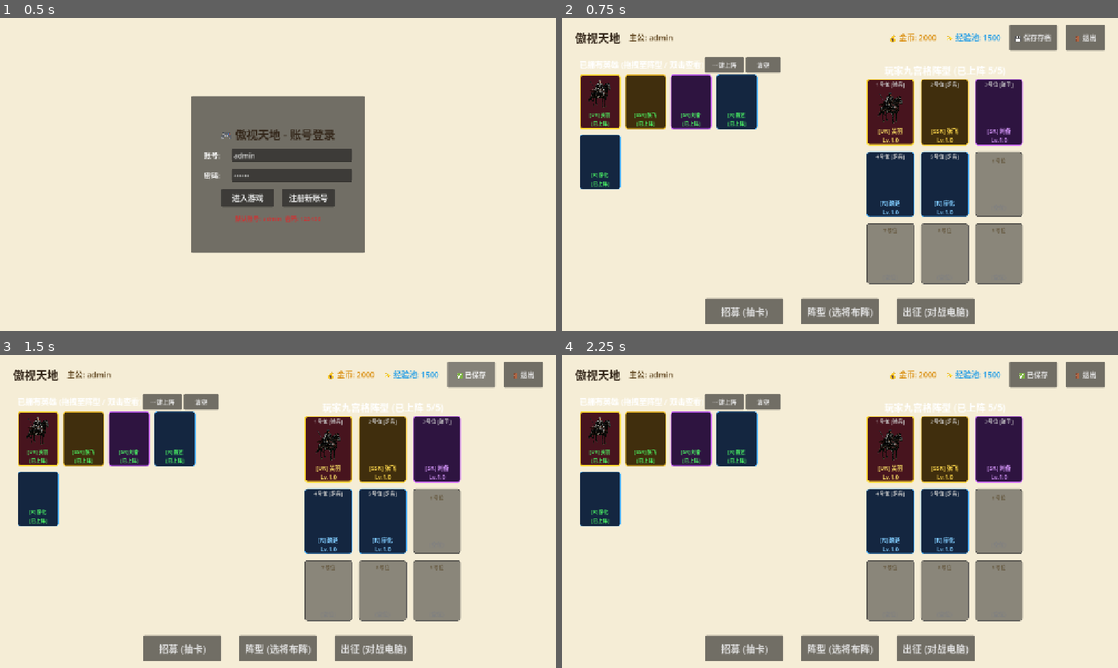
Above: before the commit, frames 1-4 (two rows, left to right).
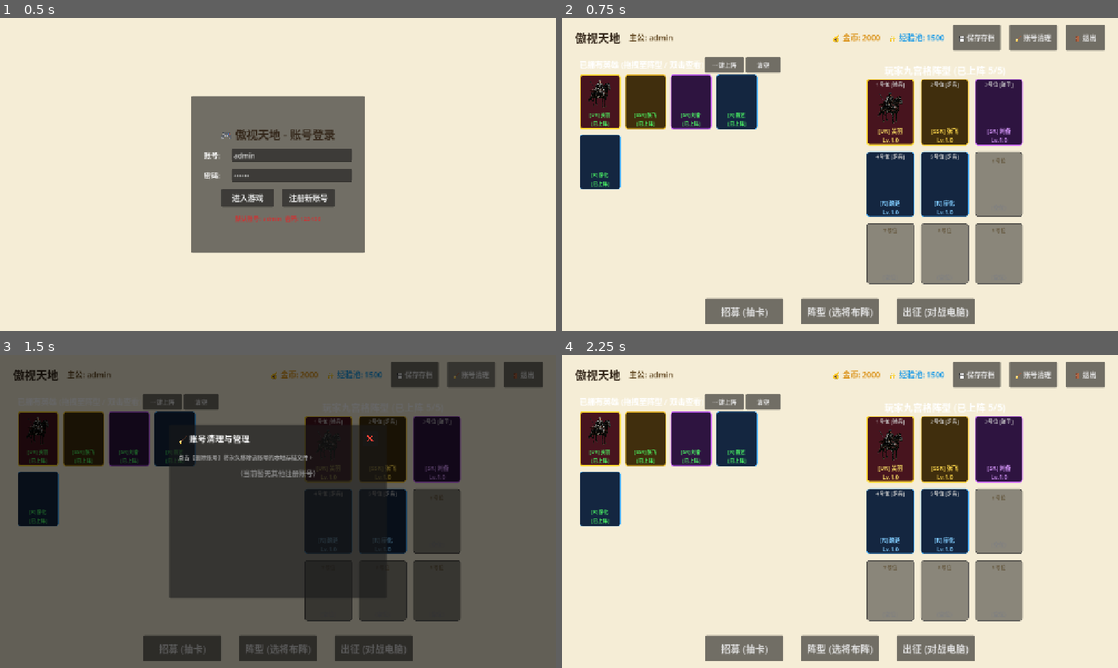
Above: after the commit, the same moments.

Repository: 869402559-cmyk/NineGridCardGame
Game: Godot game, scene res://scenes/LoginUI.tscn
Same seed, same stepped clock (60 frames per second), same inputs: the game is played once before the commit and once after it.
Inputs (mouse positions are in pixels of both pictures, inside the frame that each line leads up to):
- Up to frame 1 (0.5 s): no input
- Up to frame 2 (0.75 s): click "进入游戏" at 0.5 s
- Up to frame 3 (1.5 s): click (472, 373) at 1.25 s, where only the run after the commit has a clickable "🧹 账号清理"
- Up to frame 4 (2.25 s): click (934, 439) at 2 s, where only the run after the commit has a clickable "❌"

Frame 1 is identical in both runs. In frame 2, 1.1% of the frame differs, in the area x 48-88%, y 2-11%; in frame 3, 100%, in the area x 0-100%, y 0-100%; in frame 4, 1.1%.

Commit message:
feat: auto-sync template quality for saved heroes and add account management modal

Diff:
--- /dev/null
+++ b/scenes/AccountManageModal.tscn
@@ -0,0 +1,67 @@
+[gd_scene load_steps=2 format=3 uid="uid://b2c3d4e5f6g7"]
+
+[ext_resource type="Script" path="res://scripts/AccountManageModal.gd" id="1_acc_modal"]
+
+[node name="AccountManageModal" type="ColorRect"]
+anchors_preset = 15
+anchor_right = 1.0
+anchor_bottom = 1.0
+grow_horizontal = 2
+grow_vertical = 2
+color = Color(0, 0, 0, 0.6)
+script = ExtResource("1_acc_modal")
+
+[node name="Panel" type="PanelContainer" parent="."]
+custom_minimum_size = Vector2(500, 400)
+layout_mode = 1
+anchors_preset = 8
+anchor_left = 0.5
+anchor_top = 0.5
+anchor_right = 0.5
+anchor_bottom = 0.5
+offset_left = -250.0
+offset_top = -200.0
+offset_right = 250.0
+offset_bottom = 200.0
+grow_horizontal = 2
+grow_vertical = 2
+
+[node name="Margin" type="MarginContainer" parent="Panel"]
+layout_mode = 2
+theme_override_constants/margin_left = 20
+theme_override_constants/margin_top = 15
+theme_override_constants/margin_right = 20
+theme_override_constants/margin_bottom = 15
+
+[node name="VBox" type="VBoxContainer" parent="Panel/Margin"]
+layout_mode = 2
+theme_override_constants/separation = 15
+
+[node name="TitleBox" type="HBoxContainer" parent="Panel/Margin/VBox"]
+layout_mode = 2
+
+[node name="TitleLbl" type="Label" parent="Panel/Margin/VBox/TitleBox"]
+layout_mode = 2
+size_flags_horizontal = 3
+theme_override_font_sizes/font_size = 20
+text = "🧹 账号清理与管理"
+
+[node name="BtnClose" type="Button" parent="Panel/Margin/VBox/TitleBox"]
+custom_minimum_size = Vector2(35, 35)
+layout_mode = 2
+text = "❌"
+
+[node name="HintLbl" type="Label" parent="Panel/Margin/VBox"]
+layout_mode = 2
+theme_override_colors/font_color = Color(0.6, 0.6, 0.6, 1)
+theme_override_font_sizes/font_size = 13
+text = "点击【删除账号】将永久移除该账号的本地存档文件。"
+
+[node name="Scroll" type="ScrollContainer" parent="Panel/Margin/VBox"]
+layout_mode = 2
+size_flags_vertical = 3
+
+[node name="AccountListContainer" type="VBoxContainer" parent="Panel/Margin/VBox/Scroll"]
+layout_mode = 2
+size_flags_horizontal = 3
+theme_override_constants/separation = 10
--- a/scenes/MainUI.tscn
+++ b/scenes/MainUI.tscn
@@ -74,6 +74,12 @@
 theme_override_font_sizes/font_size = 16
 text = "💾 保存存档"
 
+[node name="BtnManageAcc" type="Button" parent="TopBox/ResBox"]
+custom_minimum_size = Vector2(110, 40)
+layout_mode = 2
+theme_override_font_sizes/font_size = 16
+text = "🧹 账号清理"
+
 [node name="BtnLogout" type="Button" parent="TopBox/ResBox"]
 custom_minimum_size = Vector2(90, 40)
 layout_mode = 2
--- /dev/null
+++ b/scripts/AccountManageModal.gd
@@ -0,0 +1,55 @@
+extends ColorRect
+
+@onready var btn_close: Button = $Panel/Margin/VBox/TitleBox/BtnClose
+@onready var account_list_container: VBoxContainer = $Panel/Margin/VBox/Scroll/AccountListContainer
+
+signal updated()
+
+func _ready() -> void:
+	btn_close.pressed.connect(queue_free)
+	refresh_list()
+
+func refresh_list() -> void:
+	for child in account_list_container.get_children():
+		child.queue_free()
+
+	var accounts = GameData.load_all_accounts_data()
+	for un in accounts.keys():
+		if un == "admin":
+			continue # 不显示或不提供删除 admin 账号
+
+		var hbox = HBoxContainer.new()
+		hbox.custom_minimum_size = Vector2(0, 45)
+
+		var name_lbl = Label.new()
+		name_lbl.text = " 👤 账号: " + un
+		name_lbl.size_flags_horizontal = Control.SIZE_EXPAND_FILL
+		name_lbl.add_theme_font_size_override("font_size", 16)
+		name_lbl.add_theme_color_override("font_color", Color(0.2, 0.15, 0.1))
+		name_lbl.vertical_alignment = VERTICAL_ALIGNMENT_CENTER
+		hbox.add_child(name_lbl)
+
+		var btn_del = Button.new()
+		btn_del.text = " 🗑️ 删除账号 "
+		btn_del.custom_minimum_size = Vector2(100, 36)
+		btn_del.add_theme_color_override("font_color", Color(1, 0.3, 0.3))
+		btn_del.pressed.connect(func():
+			_on_delete_account(un)
+		)
+		hbox.add_child(btn_del)
+
+		account_list_container.add_child(hbox)
+
+	if account_list_container.get_child_count() == 0:
+		var empty_lbl = Label.new()
+		empty_lbl.text = "（当前暂无其他注册账号）"
+		empty_lbl.horizontal_alignment = HORIZONTAL_ALIGNMENT_CENTER
+		empty_lbl.add_theme_font_size_override("font_size", 16)
+		empty_lbl.add_theme_color_override("font_color", Color(0.5, 0.5, 0.5))
+		account_list_container.add_child(empty_lbl)
+
+func _on_delete_account(username: String) -> void:
+	var res = GameData.delete_account(username)
+	if res == "OK":
+		refresh_list()
+		emit_signal("updated")
--- a/scripts/GameData.gd
+++ b/scripts/GameData.gd
@@ -208,6 +208,16 @@
 		return json.get_data() as Dictionary
 	return {}
 
+func delete_account(username: String) -> String:
+	if username == "admin":
+		return "删除失败：默认管理员账号 admin 不允许删除！"
+	var accounts = load_all_accounts_data()
+	if not accounts.has(username):
+		return "删除失败：账号不存在！"
+	accounts.erase(username)
+	save_all_accounts_data(accounts)
+	return "OK"
+
 func save_all_accounts_data(accounts: Dictionary) -> void:
 	var file = FileAccess.open(ACCOUNTS_FILE, FileAccess.WRITE)
 	file.store_string(JSON.stringify(accounts, "	"))
@@ -274,6 +284,12 @@
 	var raw_heroes = save_data.get("heroes", [])
 	for h in raw_heroes:
 		var hero = (h as Dictionary).duplicate(true)
+
+		# 自动刷更新：如果 CSV 表里的品质、名称、属性有更新，自动同步模板的最新品质
+		if HERO_TEMPLATES.has(hero.get("id", "")):
+			var tmpl = HERO_TEMPLATES[hero["id"]]
+			hero["quality"] = tmpl.get("quality", hero.get("quality", "N"))
+
 		if typeof(hero.get("color")) == TYPE_STRING:
 			hero["color"] = Color.html(hero["color"])
 		player_heroes.append(hero)
--- a/scripts/MainUI.gd
+++ b/scripts/MainUI.gd
@@ -4,6 +4,7 @@
 @onready var exp_label: Label = $TopBox/ResBox/ExpLabel
 @onready var account_label: Label = $TopBox/AccountLabel
 @onready var btn_save: Button = $TopBox/ResBox/BtnSave
+@onready var btn_manage_acc: Button = $TopBox/ResBox/BtnManageAcc
 @onready var btn_logout: Button = $TopBox/ResBox/BtnLogout
 @onready var btn_gacha: Button = $NavBox/BtnGacha
 @onready var btn_formation: Button = $NavBox/BtnFormation
@@ -19,6 +20,8 @@
 	btn_formation.pressed.connect(_on_formation_pressed)
 	btn_battle.pressed.connect(_on_battle_pressed)
 	btn_save.pressed.connect(_on_save_pressed)
+	if btn_manage_acc:
+		btn_manage_acc.pressed.connect(_on_manage_acc_pressed)
 	btn_logout.pressed.connect(_on_logout_pressed)
 
 	GameData.gold_changed.connect(update_resources)
@@ -35,6 +38,12 @@
 
 func _on_save_pressed() -> void:
 	GameData.save_current_progress()
+
+func _on_manage_acc_pressed() -> void:
+	var modal_scene = load("res://scenes/AccountManageModal.tscn")
+	if modal_scene:
+		var modal = modal_scene.instantiate()
+		add_child(modal)
 
 func _on_save_status_changed(msg: String) -> void:
 	btn_save.text = "✅ 已保存"
Not shown, changed: PROJECT_STATUS.md
